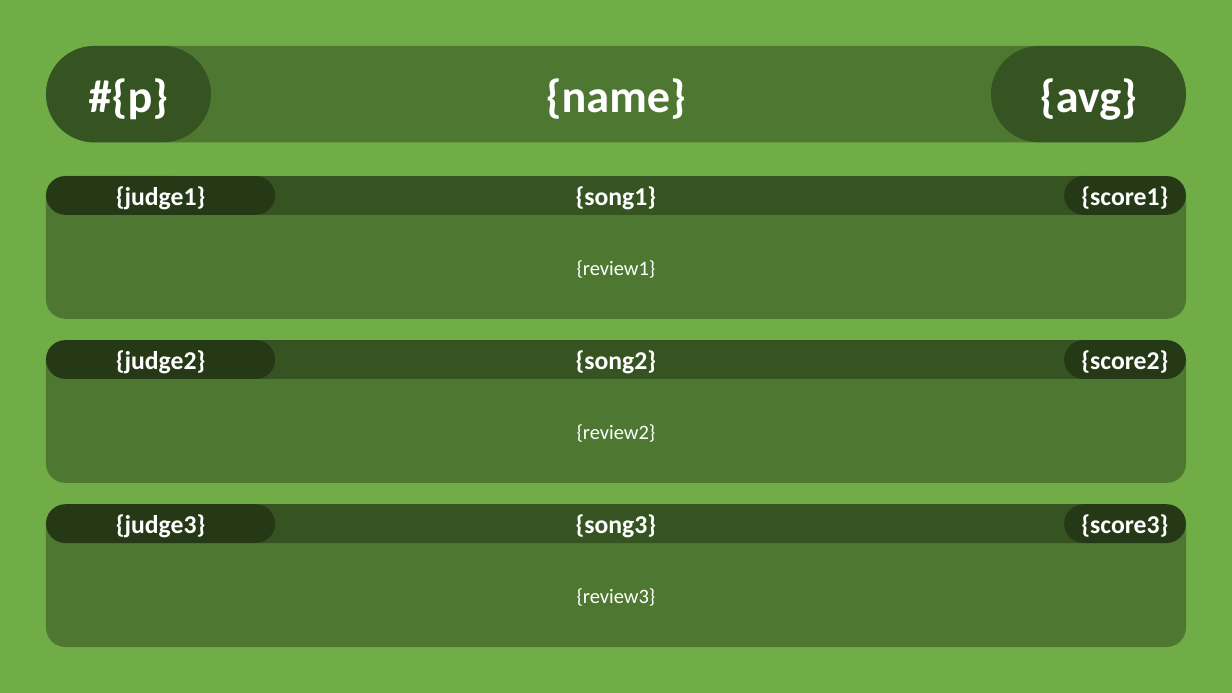
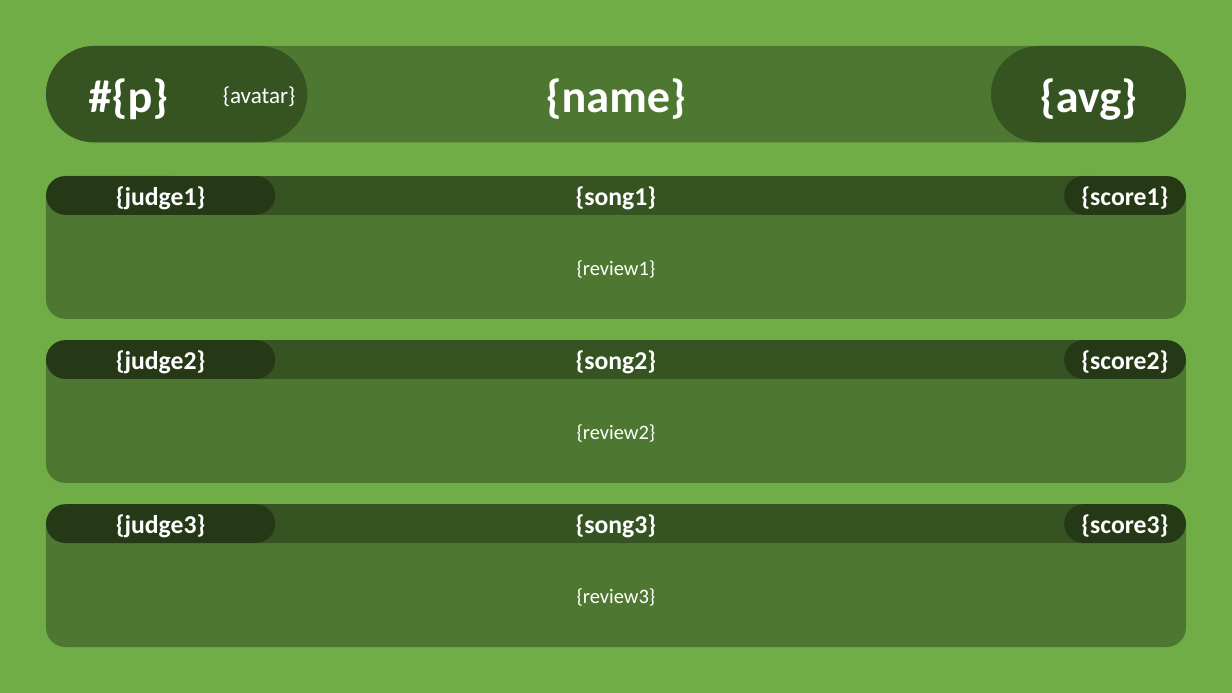
Before and after one commit to U20212419/mic-drop-s19, a slide deck: slide 1 of apps/md-backend/src/main/resources/templates/other_place_3j.pptx. Drawn at 1232x693 pixels with LibreOffice and Linux fonts; fonts in the diff are those of the drawing; background and template pictures are left out. Boxes give left, top, right and bottom in pixels: in the first picture for what was removed or moved away, otherwise in the second. Text is boxed around its words. In the diff, an @@ line names an element or a change of style, - is before the commit and + after.

Commit message:
Include avatar in slides

```diff
--- a/apps/md-backend/src/main/resources/templates/other_place_3j.pptx
+++ b/apps/md-backend/src/main/resources/templates/other_place_3j.pptx
@@ rounded rectangle "#{p}" at [46,46,212,142]: fill #000000 at 30% opacity to none @@
@@ rounded rectangle added at [46,46,308,142], fill #000000 at 30% opacity @@
@@ text added at [223,86,296,106], 18 pt, text #FFFFFF @@
+{avatar}
```
Also in this commit, not shown: 16 other files.
